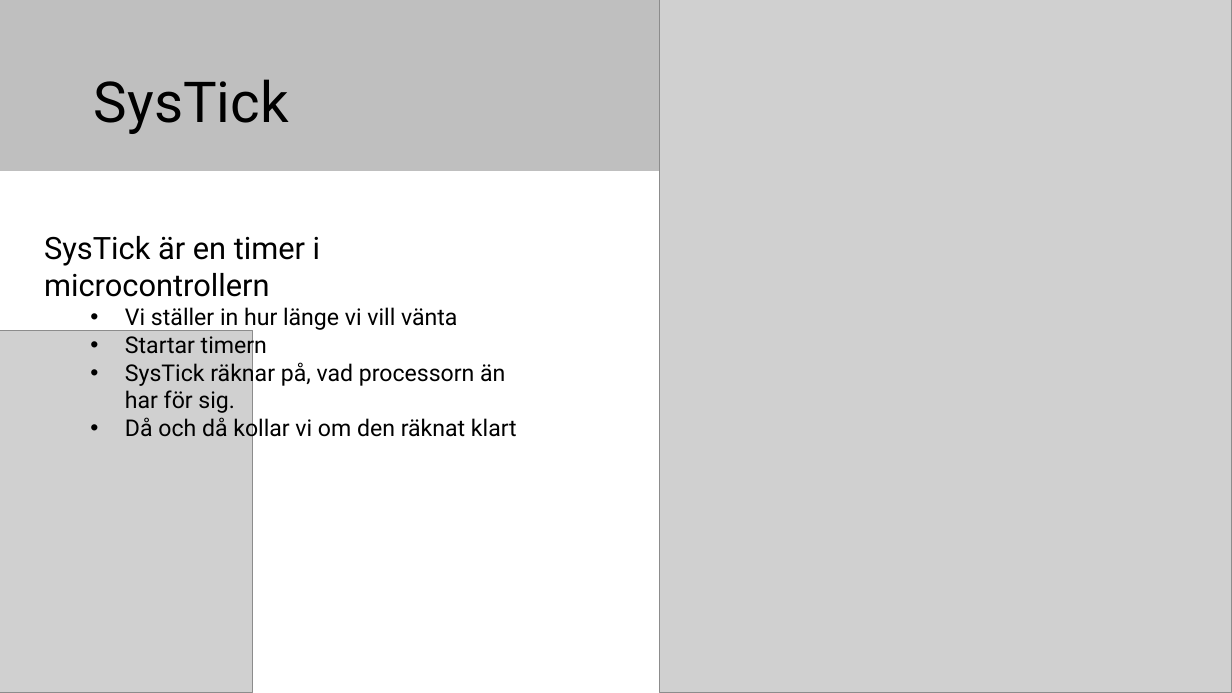
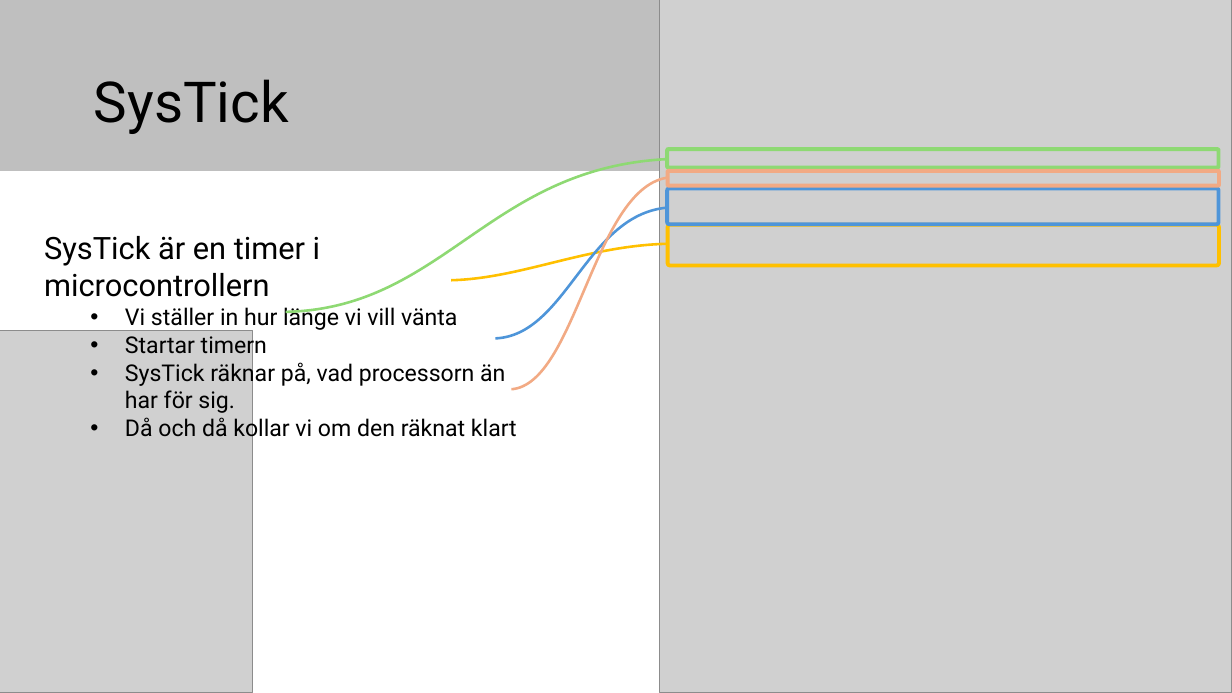
Before and after one commit to elias-at-chalmers/mop-lecture_notes-mirror, a slide deck: slide 22 of slides/lecture06_pointers_and_sync.pptx (slide 21 before the commit). Drawn at 1232x693 pixels with LibreOffice and Linux fonts; fonts in the diff are those of the drawing; grey boxes stand for pictures. Boxes give left, top, right and bottom in pixels: in the first picture for what was removed or moved away, otherwise in the second. Text is boxed around its words. In the diff, an @@ line names an element or a change of style, - is before the commit and + after.

```diff
--- a/slides/lecture06_pointers_and_sync.pptx
+++ b/slides/lecture06_pointers_and_sync.pptx
@@ rounded rectangle added at [667,149,1219,167], outline #8ED973 3 pt @@
@@ freeform shape added at [286,159,666,311], outline #8ED973 2 pt @@
@@ freeform shape added at [512,177,666,389], outline #F2AA84 2 pt @@
@@ rounded rectangle added at [668,171,1220,186], outline #F2AA84 3 pt @@
@@ freeform shape added at [495,208,666,338], outline #4E95D9 2 pt @@
@@ rounded rectangle added at [667,189,1219,225], outline #4E95D9 3 pt @@
@@ rounded rectangle added at [668,225,1220,265], outline #FFC000 3 pt @@
@@ freeform shape added at [451,244,667,280], outline #FFC000 2 pt @@
```
Also in this commit, not shown: 1 other slide changed, 3 slides added, 8 other files.
